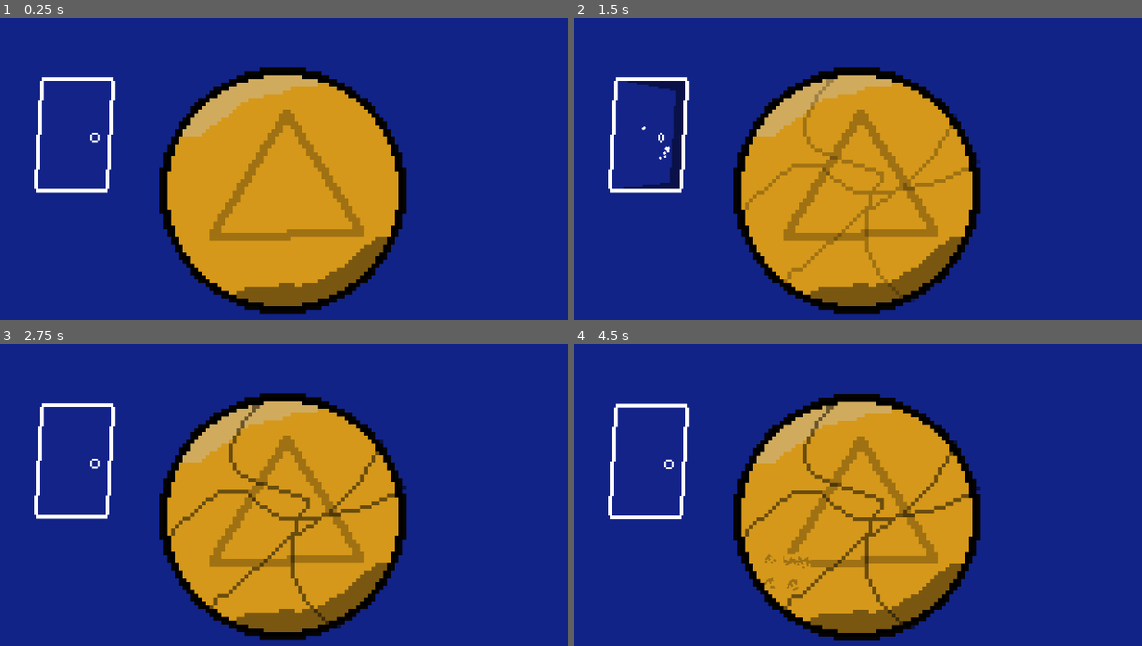
Above: before the commit, frames 1-4 (two rows, left to right).
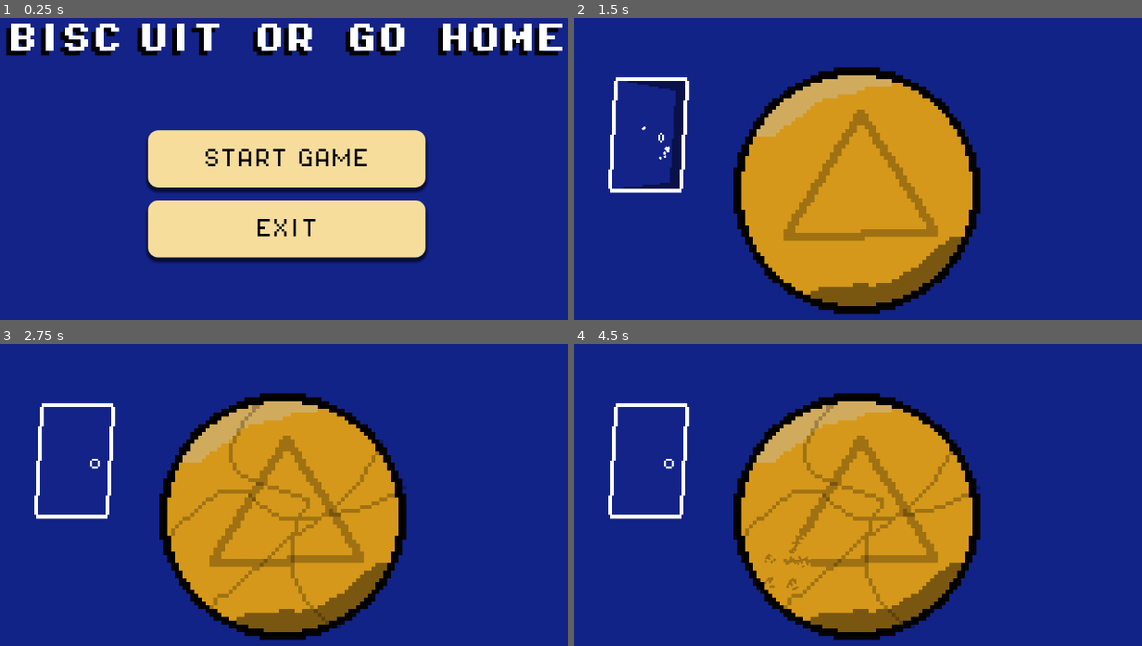
Above: after the commit, the same moments.

Repository: AysbergTr/gamejam-github
Game: Godot game, scene res://scenes/main_menu.tscn
The game is run twice, just before and just after one commit, with the same random seed, the same clock (stepped at 60 frames per second) and the same inputs. Before the commit the project starts from res://scenes/game.tscn.
Inputs (mouse positions are in pixels of both pictures, inside the frame that each line leads up to):
- Up to frame 1 (0.25 s): no input
- Up to frame 2 (1.5 s): click (858, 159) at 0.5 s, where only the run after the commit has a clickable "START GAME"; tap Enter (ui_accept) at 1.25 s; move the mouse to (647, 135) at 1.27 s; press the mouse at (647, 135) at 1.28 s; hold Right (ui_right) from 1.28 s (still down)
- Up to frame 3 (2.75 s): keep holding Right (ui_right); tap Enter (ui_accept) at 1.52, 2, 2.27 s; move the mouse to (284, 516) at 2.02 s; release the mouse at (284, 516) at 2.03 s; click (284, 516) at 2.1 s
- Up to frame 4 (4.5 s): move the mouse to (852, 579) at 2.77 s; release Right (ui_right) at 2.78 s; press the mouse at (852, 579) at 2.78 s; hold Left (ui_left) 2.78-3.53 s; tap Enter (ui_accept) at 3.5, 3.77 s; move the mouse to (789, 558) at 3.52 s; release the mouse at (789, 558) at 3.53 s; hold Right (ui_right) from 3.53 s (still down); click (789, 558) at 3.6 s; move the mouse to (784, 561) at 4.27 s; press the mouse at (784, 561) at 4.28 s

The runs differ from the first frame. In frame 1, 38% of the frame differs, in the area x 1-100%, y 1-99%; in frame 2, 1.5%; in frame 3, 1.5%; in frame 4, 2.9%.

Commit message:
basic main menu
-Added a basic main menu
-Start and exit buttons
-Added a title "Bisc Uit  or  Go  Home"

Diff:
--- a/project.godot
+++ b/project.godot
@@ -11,7 +11,7 @@
 [application]
 
 config/name="RiskItForTheBuscuitOrGoHome"
-run/main_scene="uid://7mqlexcnwkvy"
+run/main_scene="uid://c80ef3vqgxqqu"
 config/features=PackedStringArray("4.4", "Forward Plus")
 config/icon="res://icon.svg"
 
--- a/scenes/game.tscn
+++ b/scenes/game.tscn
@@ -10,7 +10,7 @@
 RANDOM_SHAKE_STRENGTH = 1.0
 
 [node name="Polygon2D" type="Polygon2D" parent="."]
-position = Vector2(-249, -139)
+position = Vector2(-249, -127)
 color = Color(0.0745098, 0.137255, 0.533333, 1)
 polygon = PackedVector2Array(0, 0, 0, 250, 500, 250, 500, 0)
 
--- /dev/null
+++ b/scenes/main_menu.tscn
@@ -0,0 +1,152 @@
+[gd_scene load_steps=9 format=3 uid="uid://c80ef3vqgxqqu"]
+
+[ext_resource type="Script" uid="uid://lcie51d5et3t" path="res://scripts/main_menu.gd" id="1_bqqt6"]
+[ext_resource type="FontFile" uid="uid://kxshfrilu1ou" path="res://fonts/PixelOperator8.ttf" id="1_ekxnf"]
+[ext_resource type="FontFile" uid="uid://cveqkmv7qgt3b" path="res://fonts/PixelOperator8-Bold.ttf" id="1_l6cm7"]
+
+[sub_resource type="StyleBoxFlat" id="StyleBoxFlat_l6cm7"]
+bg_color = Color(0.0745098, 0.137255, 0.533333, 1)
+
+[sub_resource type="StyleBoxEmpty" id="StyleBoxEmpty_ekxnf"]
+
+[sub_resource type="StyleBoxFlat" id="StyleBoxFlat_ekxnf"]
+bg_color = Color(0.779291, 0.779291, 0.779291, 1)
+corner_radius_top_left = 16
+corner_radius_top_right = 16
+corner_radius_bottom_right = 16
+corner_radius_bottom_left = 16
+shadow_size = 5
+shadow_offset = Vector2(0, 5)
+
+[sub_resource type="StyleBoxFlat" id="StyleBoxFlat_bqqt6"]
+bg_color = Color(1.63645e-06, 0.53461, 0.538672, 1)
+corner_radius_top_left = 16
+corner_radius_top_right = 16
+corner_radius_bottom_right = 16
+corner_radius_bottom_left = 16
+shadow_size = 5
+shadow_offset = Vector2(0, 5)
+
+[sub_resource type="StyleBoxFlat" id="StyleBoxFlat_vue75"]
+bg_color = Color(0.963782, 0.866012, 0.611656, 1)
+corner_radius_top_left = 16
+corner_radius_top_right = 16
+corner_radius_bottom_right = 16
+corner_radius_bottom_left = 16
+shadow_size = 5
+shadow_offset = Vector2(0, 5)
+
+[node name="MainMenu" type="Control"]
+layout_mode = 3
+anchors_preset = 8
+anchor_left = 0.5
+anchor_top = 0.5
+anchor_right = 0.5
+anchor_bottom = 0.5
+grow_horizontal = 2
+grow_vertical = 2
+size_flags_horizontal = 4
+size_flags_vertical = 4
+script = ExtResource("1_bqqt6")
+
+[node name="Panel" type="Panel" parent="."]
+layout_mode = 1
+anchors_preset = 8
+anchor_left = 0.5
+anchor_top = 0.5
+anchor_right = 0.5
+anchor_bottom = 0.5
+offset_left = -607.0
+offset_top = -387.0
+offset_right = 607.0
+offset_bottom = 387.0
+grow_horizontal = 2
+grow_vertical = 2
+theme_override_styles/panel = SubResource("StyleBoxFlat_l6cm7")
+
+[node name="VBoxContainer" type="VBoxContainer" parent="."]
+layout_mode = 1
+anchors_preset = 8
+anchor_left = 0.5
+anchor_top = 0.5
+anchor_right = 0.5
+anchor_bottom = 0.5
+offset_left = -216.0
+offset_top = -97.0
+offset_right = 216.0
+offset_bottom = 101.0
+grow_horizontal = 2
+grow_vertical = 2
+theme_override_constants/separation = 20
+alignment = 1
+
+[node name="start" type="Button" parent="VBoxContainer"]
+layout_mode = 2
+size_flags_vertical = 3
+theme_override_colors/font_hover_color = Color(0, 0, 0, 1)
+theme_override_colors/font_color = Color(0, 0, 0, 1)
+theme_override_colors/font_focus_color = Color(0, 0, 0, 1)
+theme_override_colors/font_pressed_color = Color(0, 0, 0, 1)
+theme_override_fonts/font = ExtResource("1_ekxnf")
+theme_override_font_sizes/font_size = 30
+theme_override_styles/focus = SubResource("StyleBoxEmpty_ekxnf")
+theme_override_styles/hover = SubResource("StyleBoxFlat_ekxnf")
+theme_override_styles/pressed = SubResource("StyleBoxFlat_bqqt6")
+theme_override_styles/normal = SubResource("StyleBoxFlat_vue75")
+text = "START GAME	"
+
+[node name="options" type="Button" parent="VBoxContainer"]
+visible = false
+layout_mode = 2
+size_flags_vertical = 3
+theme_override_colors/font_hover_color = Color(0, 0, 0, 1)
+theme_override_colors/font_color = Color(0, 0, 0, 1)
+theme_override_colors/font_focus_color = Color(0, 0, 0, 1)
+theme_override_colors/font_pressed_color = Color(0, 0, 0, 1)
+theme_override_fonts/font = ExtResource("1_ekxnf")
+theme_override_font_sizes/font_size = 30
+theme_override_styles/focus = SubResource("StyleBoxEmpty_ekxnf")
+theme_override_styles/hover = SubResource("StyleBoxFlat_ekxnf")
+theme_override_styles/pressed = SubResource("StyleBoxFlat_bqqt6")
+theme_override_styles/normal = SubResource("StyleBoxFlat_vue75")
+text = "OPTIONS"
+
+[node name="exit" type="Button" parent="VBoxContainer"]
+layout_mode = 2
+size_flags_vertical = 3
+theme_override_colors/font_hover_color = Color(0, 0, 0, 1)
+theme_override_colors/font_color = Color(0, 0, 0, 1)
+theme_override_colors/font_focus_color = Color(0, 0, 0, 1)
+theme_override_colors/font_pressed_color = Color(0, 0, 0, 1)
+theme_override_fonts/font = ExtResource("1_ekxnf")
+theme_override_font_sizes/font_size = 30
+theme_override_styles/focus = SubResource("StyleBoxEmpty_ekxnf")
+theme_override_styles/hover = SubResource("StyleBoxFlat_ekxnf")
+theme_override_styles/pressed = SubResource("StyleBoxFlat_bqqt6")
+theme_override_styles/normal = SubResource("StyleBoxFlat_vue75")
+text = "EXIT"
+
+[node name="Label" type="Label" parent="."]
+layout_mode = 1
+anchors_preset = 8
+anchor_left = 0.5
+anchor_top = 0.5
+anchor_right = 0.5
+anchor_bottom = 0.5
+offset_left = -435.0
+offset_top = -263.0
+offset_right = 435.0
+offset_bottom = -183.0
+grow_horizontal = 2
+grow_vertical = 2
+theme_override_colors/font_shadow_color = Color(0, 0, 0, 1)
+theme_override_constants/shadow_offset_x = -7
+theme_override_constants/shadow_offset_y = 7
+theme_override_fonts/font = ExtResource("1_l6cm7")
+theme_override_font_sizes/font_size = 48
+text = "BISC UIT  OR  GO  HOME"
+horizontal_alignment = 1
+
+[connection signal="pressed" from="VBoxContainer/start" to="." method="_on_start_pressed"]
+[connection signal="pressed" from="VBoxContainer/options" to="." method="_on_options_pressed"]
+[connection signal="pressed" from="VBoxContainer/exit" to="." method="_on_exit_pressed"]
--- /dev/null
+++ b/scripts/main_menu.gd
@@ -0,0 +1,22 @@
+extends Control
+
+
+# Called when the node enters the scene tree for the first time.
+func _ready() -> void:
+	pass # Replace with function body.
+
+
+# Called every frame. 'delta' is the elapsed time since the previous frame.
+func _process(delta: float) -> void:
+	pass
+
+
+func _on_start_pressed() -> void:
+	get_tree().change_scene_to_file("res://scenes/game.tscn")
+
+
+func _on_options_pressed() -> void:
+	print("options")
+
+func _on_exit_pressed() -> void:
+	get_tree().quit()
Binary file added: fonts/PixelOperator8-Bold.ttf
Not shown, added: fonts/PixelOperator8-Bold.ttf.import
Binary file added: fonts/PixelOperator8.ttf
Not shown, added: fonts/PixelOperator8.ttf.import
Not shown, added: scripts/main_menu.gd.uid
